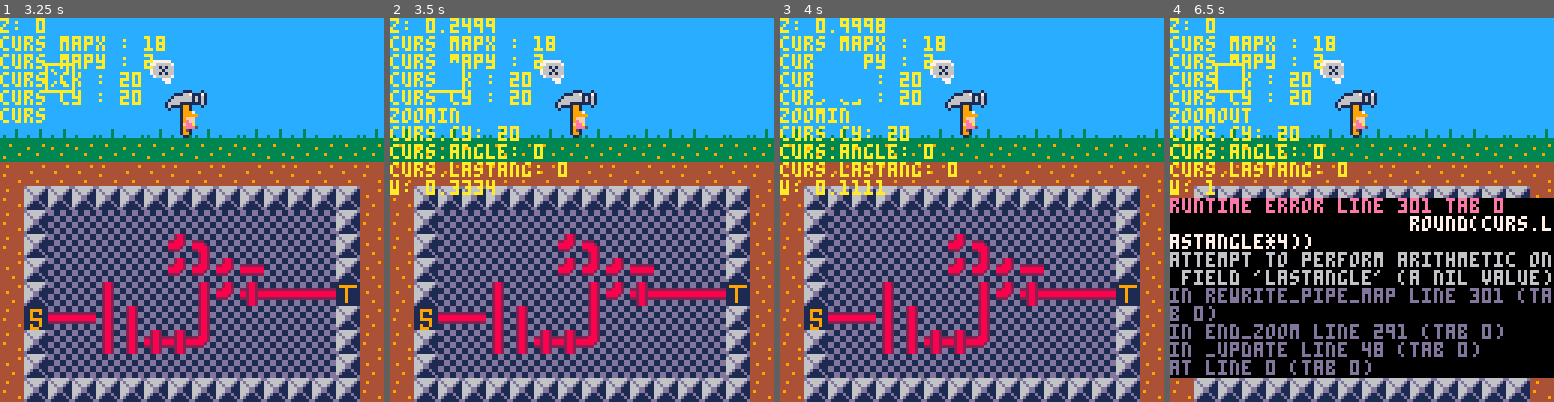
Above: before the commit, frames 1-4 (left to right).
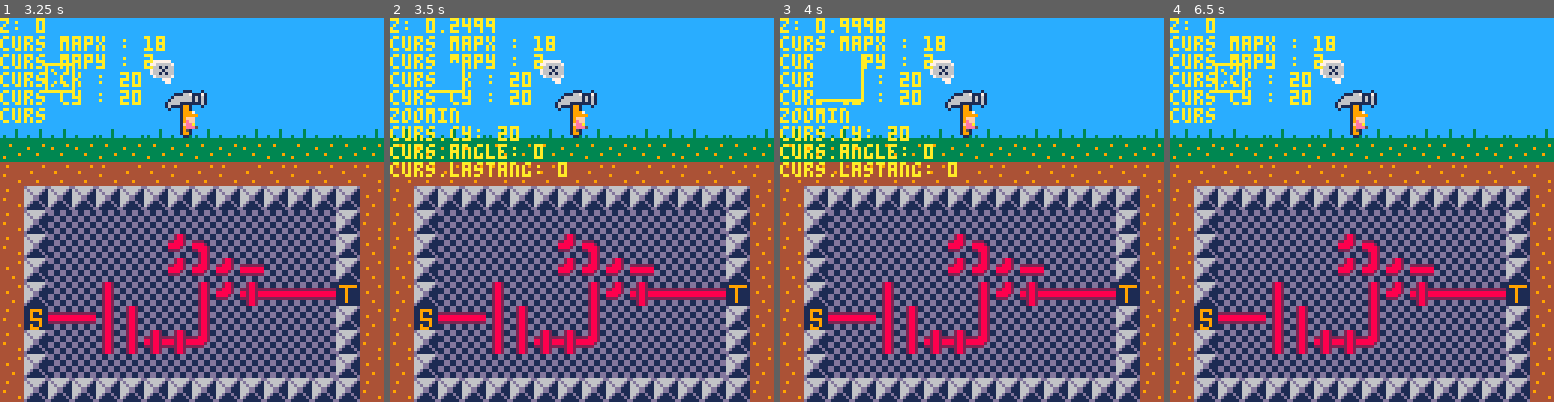
Above: after the commit, the same moments.

Repository: mphelp/picoresearch
Game: PICO-8 cartridge carts/game1.p8
Two runs of this game, one before a commit and one after it. Both use one fixed random seed, a clock stepped at 60 frames per second and the inputs below.
Inputs:
- Up to frame 1 (3.25 s): tap X (X key) at 0.33, 1.07, 1.85, 2.97 s; tap O (Z key) at 0.7, 1.7, 2.1, 2.5, 2.9 s; hold Right 1.6-2.1 s; hold Up 2.15-2.42 s; hold Right 2.47-3.03 s; hold Left from 3.08 s (still down)
- Up to frame 2 (3.5 s): keep holding Left; tap O (Z key) at 3.3 s
- Up to frame 3 (4 s): release Left at 3.58 s; hold Down 3.63-3.97 s; tap O (Z key) at 3.7 s
- Up to frame 4 (6.5 s): hold Right 4.02-4.68 s; tap X (X key) at 4.08, 5.2, 6.32 s; tap O (Z key) every 0.4 s from 4.1 to 6.1 s; hold Up 4.73-5.03 s; hold Left 5.08-5.68 s; hold Down 5.73-6.03 s; hold Right from 6.08 s (still down)

Frame 1 is identical in both runs. In frame 2, 0.4% of the frame differs, in the area x 0-28%, y 42-47%; in frame 3, 0.5%; in frame 4, 48%, in the area x 0-100%, y 12-94%.
Error before the commit: runtime error line 301 tab 0; round(curs.lastangle*4)); attempt to perform arithmetic on field 'lastangle' (a nil value)

Commit message:
started adding shadow to zoom. isn't proper width yet. also fixed choosing NOT to rotate

Diff:
--- a/carts/game1.p8
+++ b/carts/game1.p8
@@ -85,7 +85,7 @@
             --print(curs.mapx)
             --print(curs.mapy)
             if (gstate != "curs") then
-                show_buffer()
+                --show_buffer()
                 transform_and_display_buffer()
                 --print(debug_str)
             end
@@ -301,7 +301,7 @@
 rewrite_pipe_map = function()
     if (curs.mode == 1) then
         new_sprn = next_pipe_spr(curs.mapx,curs.mapy,
-                    round(curs.lastangle*4))
+            round(curs.lastangle*4))
         mset(curs.mapx, curs.mapy, new_sprn)
     elseif (curs.mode == 2) then
         -- store upper left corner,
@@ -335,6 +335,7 @@
     end
 end
 keep_zoomed = function()
+    curs.lastangle = curs.angle
     curs.zoomInDone = false
     curs.zoomOutDone = false
     curs.rotateDone = false
@@ -432,6 +433,11 @@
  return cx+x*w,cy-y*w,z,w
 end
 function transform_and_display_buffer()
+    local z = curs.z
+    local sx = curs.sx-(z)*4*curs.mode+.5
+    local sy = curs.sy-(z)*4*curs.mode+.5
+    local w = (1+z)*8*curs.mode-.5
+    rectfill(sx,sy,sx+w,sy+w,10)
     -- NOTE: need before and after rot sprite regions
 
 	-- rotate sprite (using sprite 32/16 as buffer)
@@ -447,8 +453,8 @@
     else
         print('curs.lastang: 0')
     end
-	local x,y,z,w=project(curs.sx,curs.sy,curs.z, curs.cx, curs.cy)
-    print('w: '..w)
+	--local x,y,z,w=project(curs.sx,curs.sy,curs.z, curs.cx, curs.cy)
+    --print('w: '..w)
     --print("w: "..w)
     --print("x: "..x)
     --print("y: "..y)
